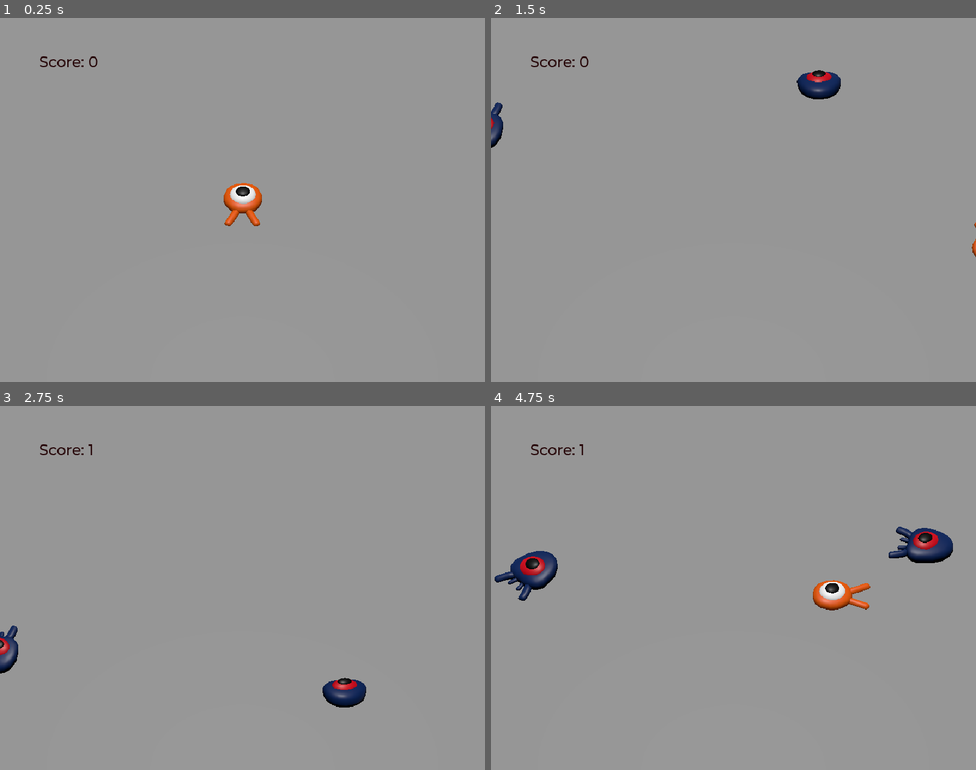
Above: before the commit, frames 1-4 (two rows, left to right).
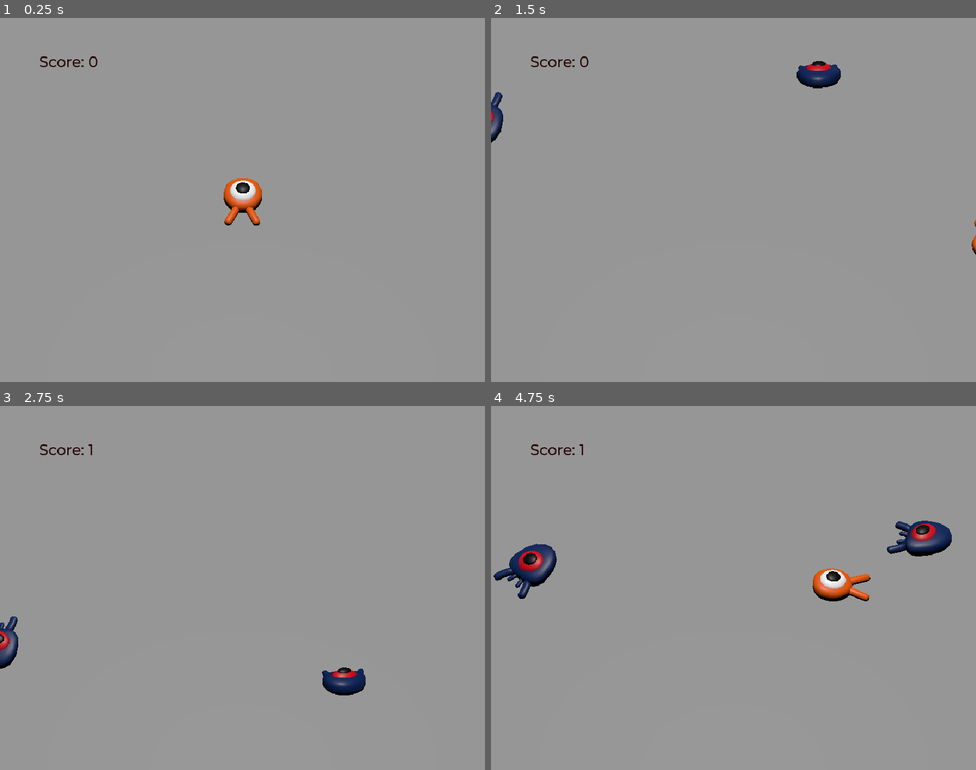
Above: after the commit, the same moments.

Repository: phentos/godot-1st-3d
Game: Godot game, scene res://main.tscn
The game is run twice, just before and just after one commit, with the same random seed, the same clock (stepped at 60 frames per second) and the same inputs.
Inputs:
- Up to frame 1 (0.25 s): no input
- Up to frame 2 (1.5 s): tap Enter (ui_accept) at 0.5 s; hold D (move_right) 0.53-1.28 s; tap Space (jump) at 0.6, 0.77, 1.07, 1.35 s; hold Down (move_back) from 1.28 s (still down)
- Up to frame 3 (2.75 s): tap Space (jump) at 1.52, 1.82, 2.1 s; release Down (move_back) at 2.03 s; hold D (move_right) from 2.03 s (still down)
- Up to frame 4 (4.75 s): release D (move_right) at 2.78 s; hold W (move_forward) 2.78-3.53 s; tap Space (jump) at 2.85, 3.02, 3.32, 3.6, 3.77, 4.07, 4.35, 4.52 s; hold Left (move_left) from 3.53 s (still down)

The runs differ from the first frame. In frame 1, 0.6% of the frame differs, in the area x 46-54%, y 44-58%; in frame 2, 1.0%; in frame 3, 1.2%; in frame 4, 3.1%, in the area x 0-96%, y 31-57%.

Commit message:
character animation

Diff:
--- a/Mob.tscn
+++ b/Mob.tscn
@@ -7,6 +7,40 @@
 radius = 0.8857422
 height = 2.8243408
 
+[sub_resource type="Animation" id="Animation_nokgg"]
+resource_name = "float"
+length = 1.2
+loop_mode = 1
+tracks/0/type = "value"
+tracks/0/imported = false
+tracks/0/enabled = true
+tracks/0/path = NodePath("Pivot/Character:position")
+tracks/0/interp = 1
+tracks/0/loop_wrap = true
+tracks/0/keys = {
+"times": PackedFloat32Array(0.3, 0.7, 1.2),
+"transitions": PackedFloat32Array(0.39229217, 2.0705302, 1),
+"update": 0,
+"values": [Vector3(0, 0, 0), Vector3(0, 0.65, 0), Vector3(0, 0.35, 0)]
+}
+tracks/1/type = "value"
+tracks/1/imported = false
+tracks/1/enabled = true
+tracks/1/path = NodePath("Pivot/Character:rotation")
+tracks/1/interp = 1
+tracks/1/loop_wrap = true
+tracks/1/keys = {
+"times": PackedFloat32Array(0.1, 0.5, 1.2),
+"transitions": PackedFloat32Array(0.39229217, 0.43527538, 1),
+"update": 0,
+"values": [Vector3(0, 0, 0), Vector3(0.13962634, 0, 0), Vector3(-0.15707964, 0, 0)]
+}
+
+[sub_resource type="AnimationLibrary" id="AnimationLibrary_ubaqv"]
+_data = {
+&"float": SubResource("Animation_nokgg")
+}
+
 [node name="Mob" type="CharacterBody3D" unique_id=1270131139 groups=["mob"]]
 collision_layer = 2
 collision_mask = 0
@@ -15,6 +49,7 @@
 [node name="Pivot" type="Node3D" parent="." unique_id=1923563835]
 
 [node name="Character" parent="Pivot" unique_id=531235008 instance=ExtResource("2_6frnq")]
+transform = Transform3D(1, 0, 0, 0, 0.98768836, 0.15643448, 0, -0.15643448, 0.98768836, 0, 0.35, 0)
 
 [node name="CollisionShape3D" type="CollisionShape3D" parent="." unique_id=1156118996]
 transform = Transform3D(0.99872005, -3.1281263e-05, 0.05057784, 0.050577838, 0.0012360974, -0.99871933, -3.1279396e-05, 0.9999992, 0.0012360974, -0.024901403, 0.5515753, 0.20239758)
@@ -24,4 +59,8 @@
 transform = Transform3D(1, 0, 0, 0, 1, 0, 0, 0, 1, 0, 0, 0.27773416)
 aabb = AABB(-1.2253946, -1, -1.7675995, 2.4507892, 2, 3.535199)
 
+[node name="AnimationPlayer" type="AnimationPlayer" parent="." unique_id=1315515852]
+libraries/ = SubResource("AnimationLibrary_ubaqv")
+autoplay = &"float"
+
 [connection signal="screen_exited" from="VisibleOnScreenNotifier3D" to="." method="_on_visible_on_screen_notifier_3d_screen_exited"]
--- a/art/pupil.tres
+++ b/art/pupil.tres
@@ -1,16 +1,10 @@
-[gd_resource type="SpatialMaterial" format=2]
+[gd_resource type="StandardMaterial3D" format=3 uid="uid://hnum2qe1en0c"]
 
 [resource]
 resource_name = "pupil"
-params_cull_mode = 2
-albedo_color = Color( 0, 0, 0, 1 )
+cull_mode = 2
+albedo_color = Color(0, 0, 0, 1)
 metallic_specular = 1.0
 roughness = 0.3
 emission_enabled = true
-emission = Color( 0, 0, 0, 1 )
-emission_energy = 1.0
-emission_operator = 0
-emission_on_uv2 = false
 rim_enabled = true
-rim = 1.0
-rim_tint = 0.5
--- a/mob.gd
+++ b/mob.gd
@@ -15,6 +15,8 @@
 	var speed = randi_range(min_speed, max_speed)
 	velocity = (Vector3.FORWARD * speed).rotated(Vector3.UP, rotation.y)
 
+	$AnimationPlayer.speed_scale = speed / min_speed
+
 func _on_visible_on_screen_notifier_3d_screen_exited():
 	queue_free()
 
--- a/player.gd
+++ b/player.gd
@@ -26,6 +26,9 @@
 	if direction != Vector3.ZERO:
 		direction = direction.normalized()
 		$Pivot.basis = Basis.looking_at(direction)
+		$AnimationPlayer.speed_scale = 6
+	else:
+		$AnimationPlayer.speed_scale = 1
 
 	target_velocity.x = direction.x * speed
 	target_velocity.z = direction.z * speed
@@ -36,12 +39,15 @@
 			target_velocity.y = jump_impulse
 	else:
 		target_velocity.y = target_velocity.y - ((fall_acceleration * delta) / bonk_bonus)
+
 	bonk_bonus = clamp(bonk_bonus, 1, 5)
 	velocity = target_velocity
 
 	move_and_slide()
 
 	process_collisions()
+
+	$Pivot.rotation.x = PI / 2 * velocity.y / (jump_impulse * bonk_bonus)
 
 func process_collisions():
 	for index in range(get_slide_collision_count()):
--- a/player.tscn
+++ b/player.tscn
@@ -10,11 +10,74 @@
 height = 0.11463928
 radius = 1.0
 
+[sub_resource type="Animation" id="Animation_onrkg"]
+length = 0.001
+tracks/0/type = "value"
+tracks/0/imported = false
+tracks/0/enabled = true
+tracks/0/path = NodePath("Pivot/Character:position")
+tracks/0/interp = 1
+tracks/0/loop_wrap = true
+tracks/0/keys = {
+"times": PackedFloat32Array(0),
+"transitions": PackedFloat32Array(1),
+"update": 0,
+"values": [Vector3(0, 0, 0)]
+}
+tracks/1/type = "value"
+tracks/1/imported = false
+tracks/1/enabled = true
+tracks/1/path = NodePath("Pivot/Character:rotation")
+tracks/1/interp = 1
+tracks/1/loop_wrap = true
+tracks/1/keys = {
+"times": PackedFloat32Array(0),
+"transitions": PackedFloat32Array(1),
+"update": 0,
+"values": [Vector3(0, 0, 0)]
+}
+
+[sub_resource type="Animation" id="Animation_i3pqv"]
+resource_name = "float"
+length = 1.2
+loop_mode = 1
+tracks/0/type = "value"
+tracks/0/imported = false
+tracks/0/enabled = true
+tracks/0/path = NodePath("Pivot/Character:position")
+tracks/0/interp = 1
+tracks/0/loop_wrap = true
+tracks/0/keys = {
+"times": PackedFloat32Array(0.3, 0.7, 1.2),
+"transitions": PackedFloat32Array(0.39229217, 2.0705302, 1),
+"update": 0,
+"values": [Vector3(0, 0, 0), Vector3(0, 0.65, 0), Vector3(0, 0.35, 0)]
+}
+tracks/1/type = "value"
+tracks/1/imported = false
+tracks/1/enabled = true
+tracks/1/path = NodePath("Pivot/Character:rotation")
+tracks/1/interp = 1
+tracks/1/loop_wrap = true
+tracks/1/keys = {
+"times": PackedFloat32Array(0.1, 0.5, 1.2),
+"transitions": PackedFloat32Array(0.39229217, 0.43527538, 1),
+"update": 0,
+"values": [Vector3(0, 0, 0), Vector3(0.13962634, 0, 0), Vector3(-0.15707964, 0, 0)]
+}
+
+[sub_resource type="AnimationLibrary" id="AnimationLibrary_hqtel"]
+_data = {
+&"RESET": SubResource("Animation_onrkg"),
+&"float": SubResource("Animation_i3pqv")
+}
+
 [node name="Player" type="CharacterBody3D" unique_id=1098764046]
 collision_mask = 6
 script = ExtResource("1_onrkg")
 
 [node name="Pivot" type="Node3D" parent="." unique_id=1471639578]
+transform = Transform3D(1, 0, 0, 0, 1, 0, 0, 0, 1, 0, 0.25805724, 0)
 
 [node name="Character" parent="Pivot" unique_id=1431621802 instance=ExtResource("1_4flbx")]
 
@@ -31,4 +94,8 @@
 transform = Transform3D(1, 0, 0, 0, 1, 0, 0, 0, 1, 0.007336855, 0.7057736, -0.016895384)
 shape = SubResource("CylinderShape3D_onrkg")
 
+[node name="AnimationPlayer" type="AnimationPlayer" parent="." unique_id=1696954618]
+libraries/ = SubResource("AnimationLibrary_hqtel")
+autoplay = &"float"
+
 [connection signal="body_entered" from="MobDetector" to="." method="_on_mob_detector_body_entered"]
